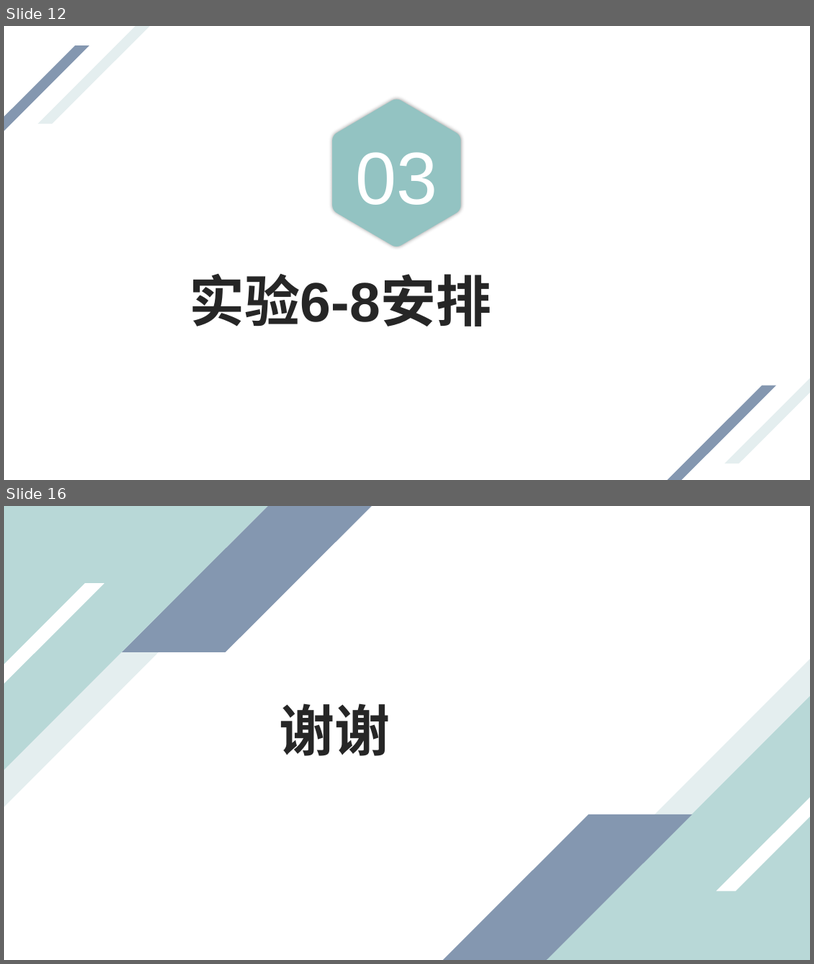
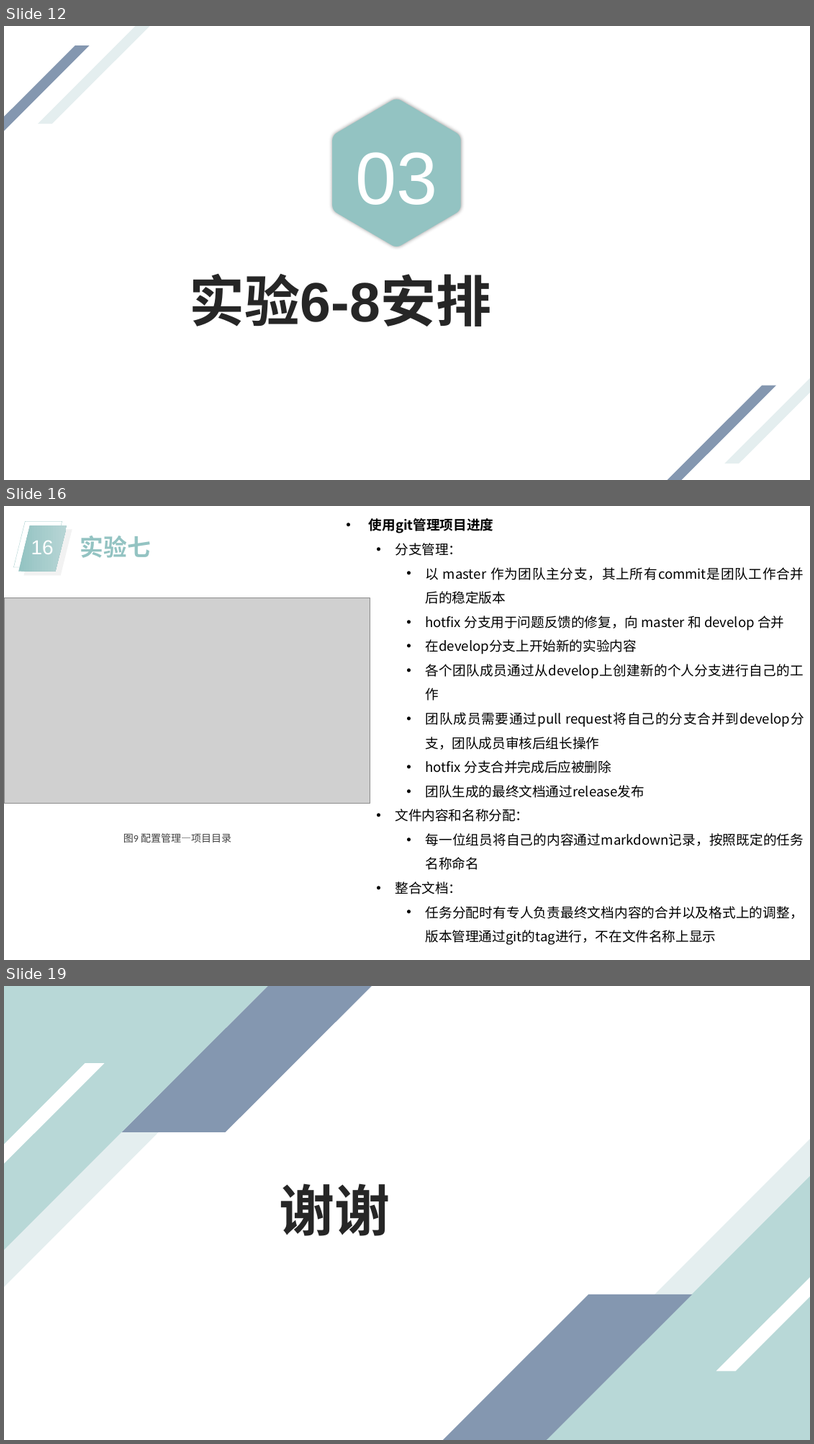
Before and after one commit to bhsei/20_F, a slide deck: 2-课堂汇报/第四周汇报_麦梓健.pptx. Shown one above the other, each under a label of ours: slides 12 and 16 before the commit, slides 12, 16 and 19 after it; the slides between them are not shown. The pictures are 814x964 and 814x1444 pixels, drawn with LibreOffice and Linux fonts; fonts in the diff are those of the drawing; grey boxes stand for pictures. Boxes give left, top, right and bottom in pixels: in the first picture for what was removed or moved away, otherwise in the second. Text is boxed around its words. In the diff, an @@ line names an element or a change of style, - is before the commit and + after.

Commit message:
第四周文档更新

```diff
--- a/2-课堂汇报/第四周汇报_麦梓健.pptx
+++ b/2-课堂汇报/第四周汇报_麦梓健.pptx
@@ slide 16 added at [4,506,810,960], background #FFFFFF @@
@@ parallelogram added at [13,521,62,567], outline #BAD7D7 0.25 pt @@
@@ parallelogram added at [18,525,67,572], fill gradient #93C3C2 to #B7D5D5 @@
@@ text added at [369,518,805,944], 16 pt, text #000000 @@
+• 使用git管理项目进度
+  • 分支管理：
+    • 以 master 作为团队主分支，其上所有commit是团队工作合并后的稳定版本
+    • hotfix 分支用于问题反馈的修复，向 master 和 develop 合并
+    • 在develop分支上开始新的实验内容
+    • 各个团队成员通过从develop上创建新的个人分支进行自己的工作
+    • 团队成员需要通过pull request将自己的分支合并到develop分支，团队成员审核后组长操作
+    • hotfix 分支合并完成后应被删除
+    • 团队生成的最终文档通过release发布
+  • 文件内容和名称分配：
+    • 每一位组员将自己的内容通过markdown记录，按照既定的任务名称命名
+  • 整合文档：
+    • 任务分配时有专人负责最终文档内容的合并以及格式上的调整，版本管理通过git的tag进行，不在文件名称上显示
@@ parallelogram added at [24,530,72,576], fill #F2F2F2 @@
@@ page number added at [31,540,54,554], 24 pt, text #FFFFFF @@
+16
@@ text added at [80,536,151,558], 28 pt, text #93C3C2, bold @@
+实验七
@@ picture added at [4,598,370,803] @@
@@ text added at [124,833,232,842], 12 pt, text #404040 @@
+图9 配置管理—项目目录
@@ what was slide 16 is now slide 19 @@
```
Also in this commit, not shown: 3 slides changed, 3 other slides added, 1 slide removed, 3 other files.
